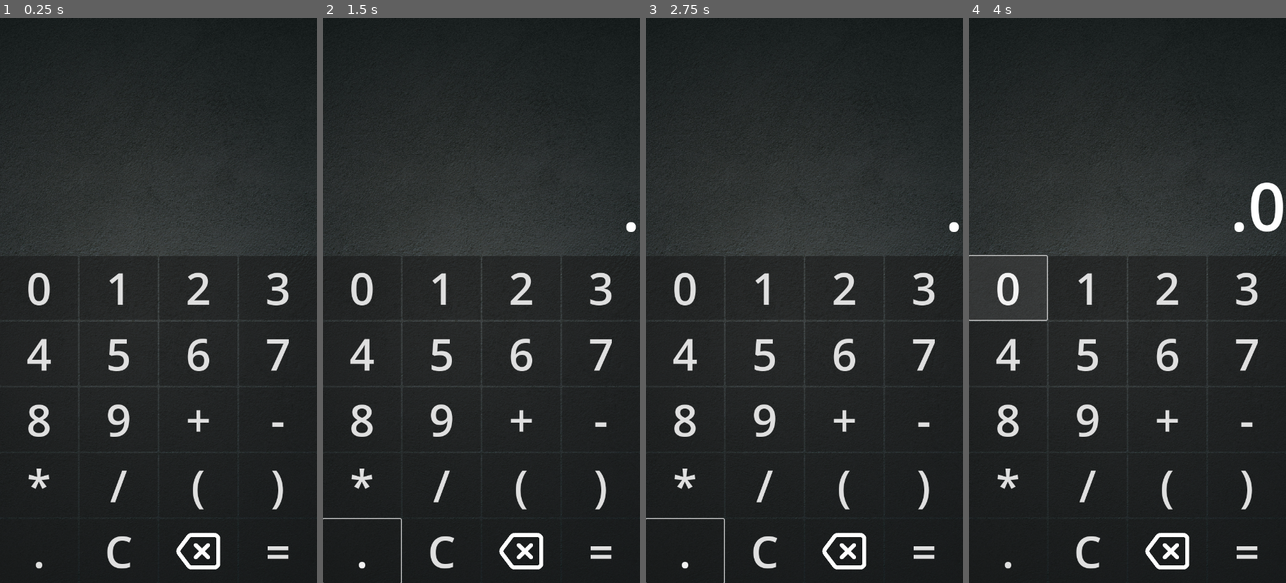
Above: before the commit, frames 1-4 (left to right).
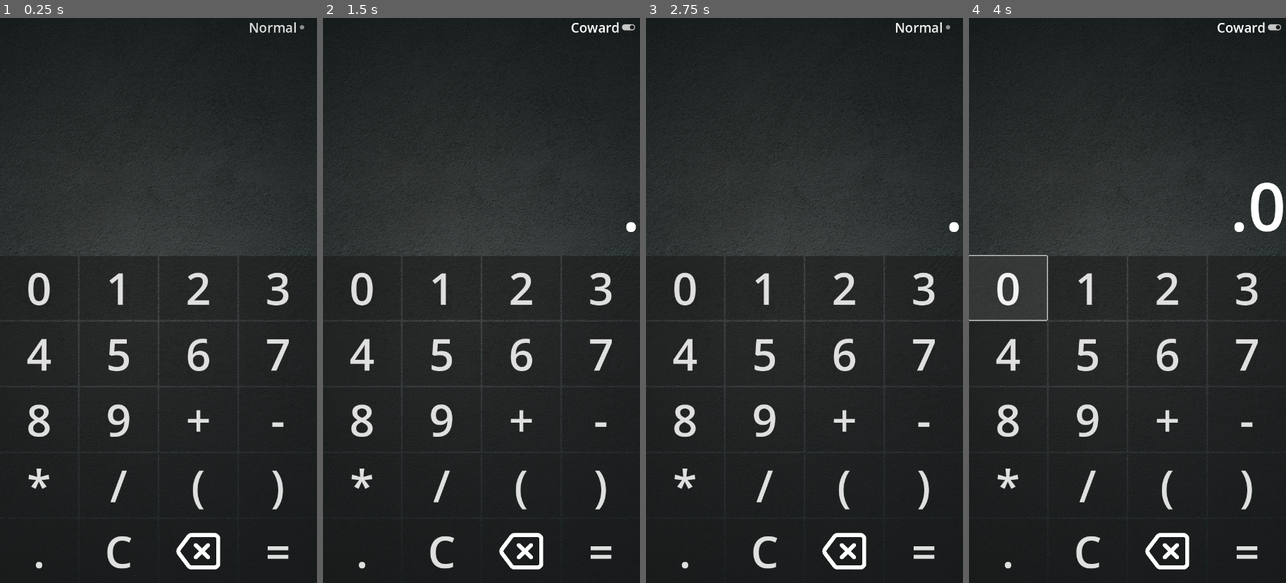
Above: after the commit, the same moments.

Repository: ppagdev/wrongculator-android
Game: Godot game, scene res://scenes/main.tscn
The game is run twice, just before and just after one commit, with the same random seed, the same clock (stepped at 60 frames per second) and the same inputs.
Inputs (mouse positions are in pixels of both pictures, inside the frame that each line leads up to):
- Up to frame 1 (0.25 s): no input
- Up to frame 2 (1.5 s): click "." at 0.5 s; click (605, 29) at 1.25 s, where only the run after the commit has a clickable "Normal"
- Up to frame 3 (2.75 s): click (924, 29) at 2 s, where only the run after the commit has a clickable "Coward"
- Up to frame 4 (4 s): click (1251, 29) at 2.75 s, where only the run after the commit has a clickable "Normal"; click "0" at 3.5 s

The runs differ from the first frame. In frame 1, 0.1% of the frame differs, in the area x 78-96%, y 0-3%; in frame 2, 0.3%, in the area x 0-99%, y 0-100%; in frame 3, 0.2%; in frame 4, 0.2%.

Commit message:
added coward mode

Diff:
--- a/scenes/main.tscn
+++ b/scenes/main.tscn
@@ -1,8 +1,12 @@
-[gd_scene load_steps=4 format=3 uid="uid://dxfi1ninmdbop"]
+[gd_scene load_steps=6 format=3 uid="uid://dxfi1ninmdbop"]
 
 [ext_resource type="Script" path="res://scripts/main.gd" id="1_wk8ey"]
 [ext_resource type="Texture2D" uid="uid://dxbwc446wi4bm" path="res://assets/images/chalkboard-background.jpg" id="2_2tpqb"]
 [ext_resource type="Texture2D" uid="uid://bv02aaipfbskx" path="res://assets/images/backspace-icon.png" id="2_dvkbd"]
+
+[sub_resource type="StyleBoxEmpty" id="StyleBoxEmpty_t8c31"]
+
+[sub_resource type="StyleBoxEmpty" id="StyleBoxEmpty_0ip6d"]
 
 [node name="Main" type="Control"]
 layout_mode = 3
@@ -188,6 +192,31 @@
 mouse_filter = 2
 texture = ExtResource("2_2tpqb")
 expand_mode = 3
+
+[node name="PanelContainer" type="PanelContainer" parent="."]
+layout_mode = 1
+anchors_preset = 1
+anchor_left = 1.0
+anchor_right = 1.0
+offset_left = -155.0
+offset_right = -10.0
+offset_bottom = 42.0
+grow_horizontal = 0
+theme_override_styles/panel = SubResource("StyleBoxEmpty_t8c31")
+
+[node name="CowardMode" type="CheckButton" parent="PanelContainer"]
+layout_mode = 2
+theme_override_font_sizes/font_size = 30
+theme_override_styles/normal = SubResource("StyleBoxEmpty_0ip6d")
+theme_override_styles/pressed = SubResource("StyleBoxEmpty_0ip6d")
+theme_override_styles/disabled = SubResource("StyleBoxEmpty_0ip6d")
+theme_override_styles/hover = SubResource("StyleBoxEmpty_0ip6d")
+theme_override_styles/hover_pressed = SubResource("StyleBoxEmpty_0ip6d")
+theme_override_styles/focus = SubResource("StyleBoxEmpty_0ip6d")
+action_mode = 0
+text = "Normal"
+alignment = 1
+expand_icon = true
 
 [connection signal="pressed" from="VSplitContainer/GridContainer/Button0" to="." method="_on_button_pressed" binds= ["0"]]
 [connection signal="pressed" from="VSplitContainer/GridContainer/Button1" to="." method="_on_button_pressed" binds= ["1"]]
@@ -209,3 +238,4 @@
 [connection signal="pressed" from="VSplitContainer/GridContainer/ButtonClr" to="." method="_on_button_clr_pressed"]
 [connection signal="pressed" from="VSplitContainer/GridContainer/ButtonBackspace" to="." method="_on_button_backspace_pressed"]
 [connection signal="pressed" from="VSplitContainer/GridContainer/ButtonEquals" to="." method="_on_button_equals_pressed"]
+[connection signal="toggled" from="PanelContainer/CowardMode" to="." method="_on_coward_mode_toggled"]
--- a/scripts/main.gd
+++ b/scripts/main.gd
@@ -1,6 +1,7 @@
 extends Control
 
 var char_limit = 12
+var coward = false
 
 # Called when the node enters the scene tree for the first time.
 func _ready():
@@ -11,6 +12,8 @@
 	display.text = display.text.left(display.text.length()-1)
 
 func wrongculate(expression):
+	if coward:
+		return expression
 	var rng = RandomNumberGenerator.new()
 	if rng.randi_range(0,2):
 		return expression
@@ -60,3 +63,11 @@
 
 func _on_button_backspace_pressed():
 	backspace()
+
+
+func _on_coward_mode_toggled(toggled_on):
+	coward = toggled_on
+	if toggled_on:
+		get_node("PanelContainer/CowardMode").text = "Coward"
+	else:
+		get_node("PanelContainer/CowardMode").text = "Normal"
Not shown, changed: target/release/Wrongculator.apk
Not shown, changed: target/release/Wrongculator.apk.idsig
